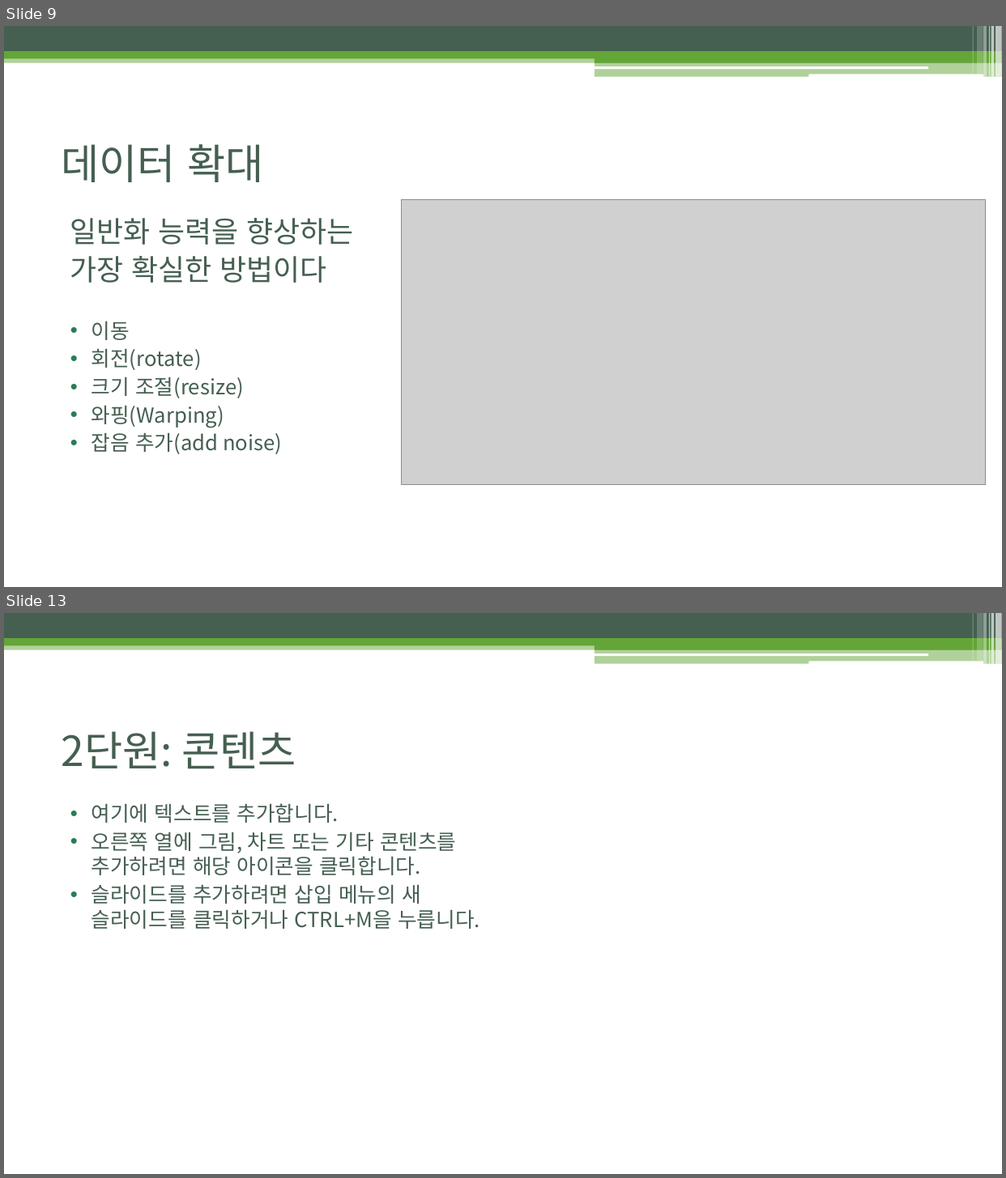
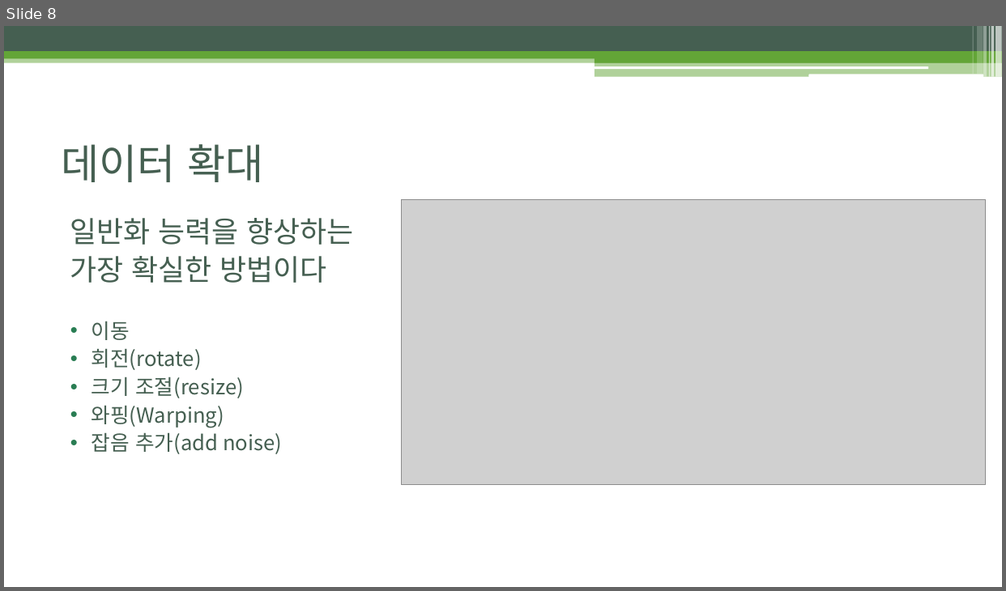
Before and after one commit to BLINK-ONCE/Storage, a slide deck: files/ppt/5.2.2, 5.3 Regularization, Hyperparameters, Validation Sets,.pptx. Shown one above the other, each under a label of ours: slides 9 and 13 before the commit, slide 8 after it; the slides between them are not shown. The pictures are 1006x1178 and 1006x591 pixels, drawn with LibreOffice and Linux fonts; fonts in the diff are those of the drawing; grey boxes stand for pictures. Boxes give left, top, right and bottom in pixels: in the first picture for what was removed or moved away, otherwise in the second. Text is boxed around its words. In the diff, an @@ line names an element or a change of style, - is before the commit and + after.

```diff
--- a/files/ppt/5.2.2, 5.3 Regularization, Hyperparameters, Validation Sets,.pptx
+++ b/files/ppt/5.2.2, 5.3 Regularization, Hyperparameters, Validation Sets,.pptx
@@ slide 13 removed at <box>4,613,1002,1174</box>, background #FFFFFF; not listed: 13 template elements that a slide beside it also shows @@
@@ title removed at <box>62,731,296,769</box> @@
-2단원: 콘텐츠
@@ text removed at <box>91,803,480,929</box> @@
-• 여기에 텍스트를 추가합니다.
-• 오른쪽 열에 그림, 차트 또는 기타 콘텐츠를 추가하려면 해당 아이콘을 클릭합니다.
-• 슬라이드를 추가하려면 삽입 메뉴의 새 슬라이드를 클릭하거나 CTRL+M을 누릅니다.
@@ what was slide 9 is now slide 8 @@
```
Also in this commit, not shown: 2 slides changed, 10 slides added, 10 other slides removed.
